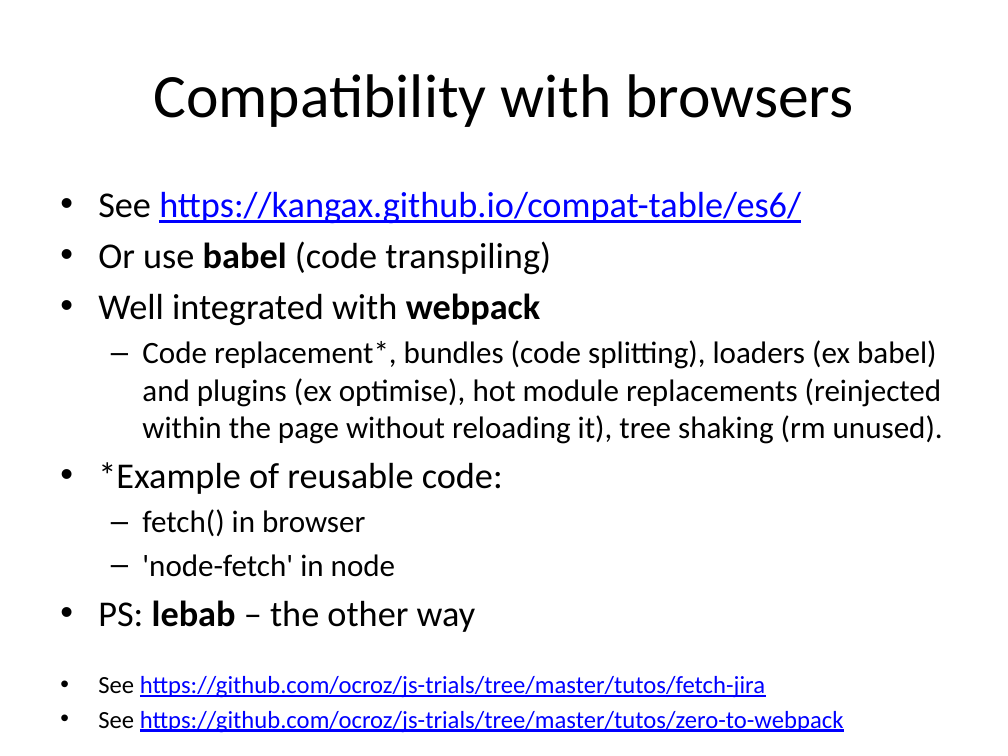
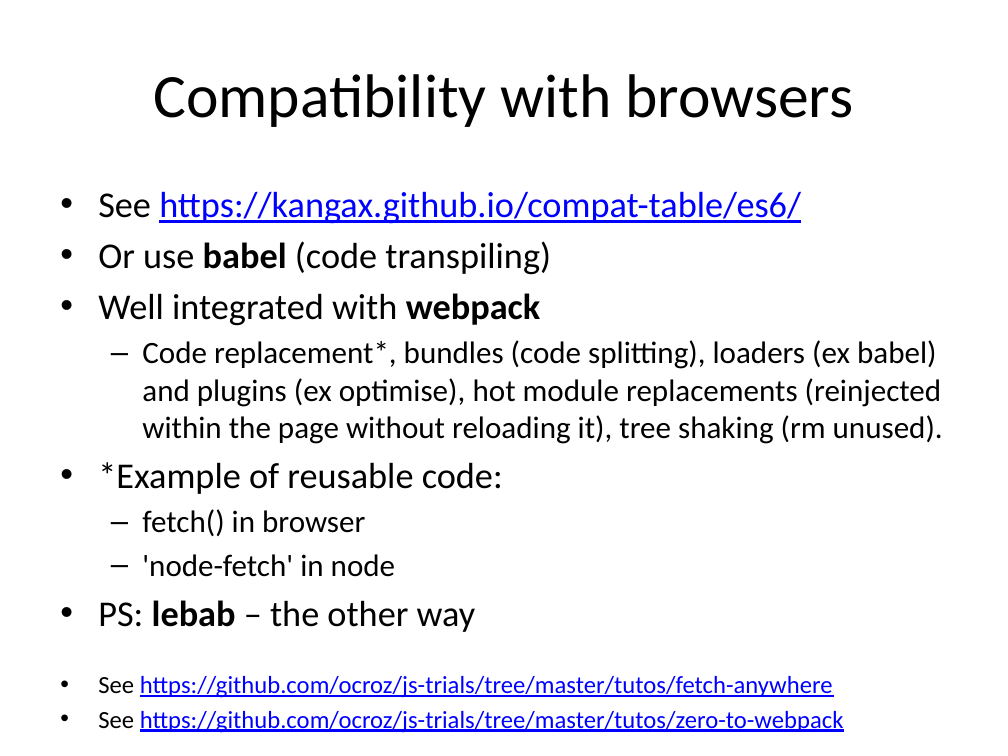
Before and after one commit to ocroz/js-trials, a slide deck: slide 19 of studies/node/Node-JS-presentation.pptx (slide 18 before the commit). Drawn at 1008x756 pixels with LibreOffice and Linux fonts; fonts in the diff are those of the drawing. Boxes give left, top, right and bottom in pixels: in the first picture for what was removed or moved away, otherwise in the second. Text is boxed around its words. In the diff, an @@ line names an element or a change of style, - is before the commit and + after.

```diff
--- a/studies/node/Node-JS-presentation.pptx
+++ b/studies/node/Node-JS-presentation.pptx
@@ text at (x1=98, y1=676, x2=833, y2=698): text changed @@
-• See https://github.com/ocroz/js-trials/tree/master/tutos/fetch-jira
+• See https://github.com/ocroz/js-trials/tree/master/tutos/fetch-anywhere
```
Also in this commit, not shown: 6 other slides changed, 1 slide added.
